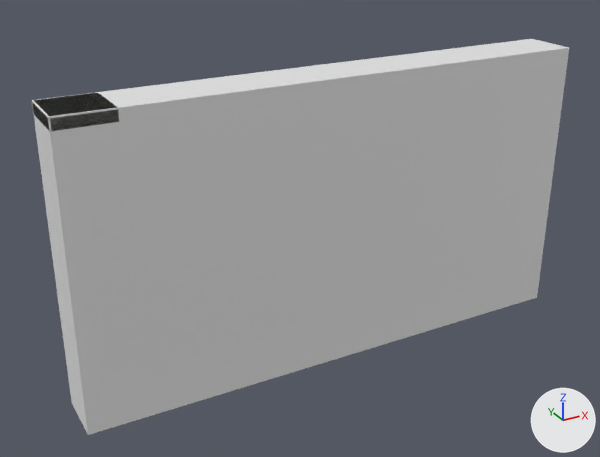
Two versions of the Blender file ArtSource/Blender/CTCC_ENV_CourtyardFenceBay.blend, one commit apart.
Rendered twice from a camera (50 mm lens) standing at (-3.23, -5.18, 3.72) and looking at (-0.34, 0.06, 1.1). Arrows for +X, +Y and +Z are at lower right; the lights stay in place. The picture after the commit comes second. Objects named as collision shapes, trigger or cutter boxes, shadow casters or lower levels of detail are left out.

Before the edit, the objects in view are built like this:
```python
me_cube = bpy.data.meshes.new('Cube')
me_cube.from_pydata(...)  # 980 vertices, 738 faces; spans x -2.22..2.03, y -0.22..0.22, z 0.0..2.33
me_cube.polygons.foreach_set('use_smooth', [True] * 738)
# faces by material slot: [54, 108, 54, 522]
me_cube.materials.append(mat_exteriorfacade)
me_cube.materials.append(mat_basetrim)
me_cube.materials.append(mat_weatheredbrick)  # its picture is missing
me_cube.materials.append(mat_metalold)
me_cube_008 = bpy.data.meshes.new('Cube.008')
me_cube_008.from_pydata(...)  # a box spanning x -2.12..2.12, y -0.22..0.22, z -1.16..1.16
ob_col_ctcc_env_courtyardfencebay = bpy.data.objects.new('COL_CTCC_ENV_CourtyardFenceBay', me_cube_008)
ob_col_ctcc_env_courtyardfencebay.location = (-0.095, 0.0, 1.165)
ob_ctcc_env_courtyardfencebay_lod0 = bpy.data.objects.new('CTCC_ENV_CourtyardFenceBay_LOD0', me_cube)
ob_ctcc_env_courtyardfencebay_lod0.location = (0.0, 0.0, 0.0)
```
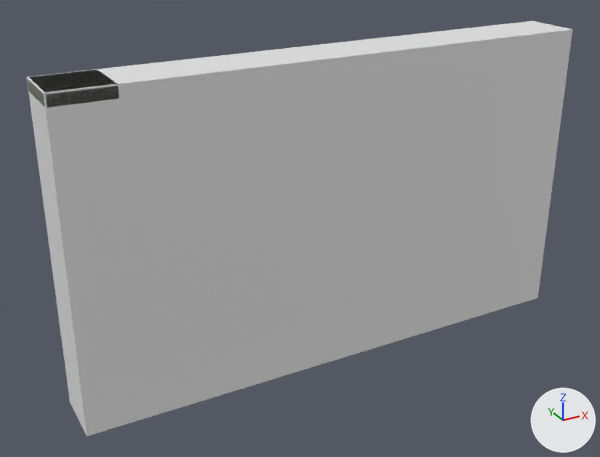
Boxes [x1, y1, x2, y2] around the edits, measured in the pictures (600 x 457 px):
```json
{"object": "COL_CTCC_ENV_CourtyardFenceBay", "change": "rescaled", "before": [32, 39, 569, 435], "after": [27, 21, 573, 436]}
{"object": "CTCC_ENV_CourtyardFenceBay_LOD0", "change": "reshaped", "before": [32, 93, 119, 131], "after": [27, 70, 119, 108]}
```

Scene script edits in JSON lines:
```json
{"block": "me_cube", "where": "# used by ob_ctcc_env_courtyardfencebay_lod0; location = (0.0, 0.0, 0.0)"}
{"op": "remove", "block": "me_cube", "code": "me_cube.from_pydata(...)  # 980 vertices, 738 faces; spans x -2.22..2.03, y -0.22..0.22, z 0.0..2.33"}
{"op": "add", "block": "me_cube", "code": "me_cube.from_pydata(...)  # 980 vertices, 738 faces; spans x -2.23..2.03, y -0.23..0.23, z 0.0..2.48"}
{"block": "me_cube", "change": "me_cube part 1: the loose piece of 56 vertices spanning x -2.22..-1.78, y -0.22..0.22, z 2.23..2.33 is moved by (0.0, 0.0, 0.15)"}
{"block": "me_cube", "change": "other edits to the shape of me_cube do not show in these pictures"}
{"block": "me_cube_008", "where": "# used by ob_col_ctcc_env_courtyardfencebay; location = (-0.095, 0.0, 1.165)"}
{"op": "remove", "block": "me_cube_008", "code": "me_cube_008.from_pydata(...)  # 8 vertices, 6 faces; spans x -2.12..2.12, y -0.22..0.22, z -1.16..1.16"}
{"op": "add", "block": "me_cube_008", "code": "me_cube_008.from_pydata(...)  # 8 vertices, 6 faces; spans x -2.13..2.13, y -0.23..0.23, z -1.24..1.24"}
{"block": "me_cube_008", "change": "me_cube_008 part 2: the whole mesh is scaled about its middle by (1, 1.05, 1.06)"}
{"op": "set", "path": "ob_col_ctcc_env_courtyardfencebay.location", "old": "(-0.095, 0.0, 1.165)", "new": "(-0.1, 0.0, 1.24)"}
```
